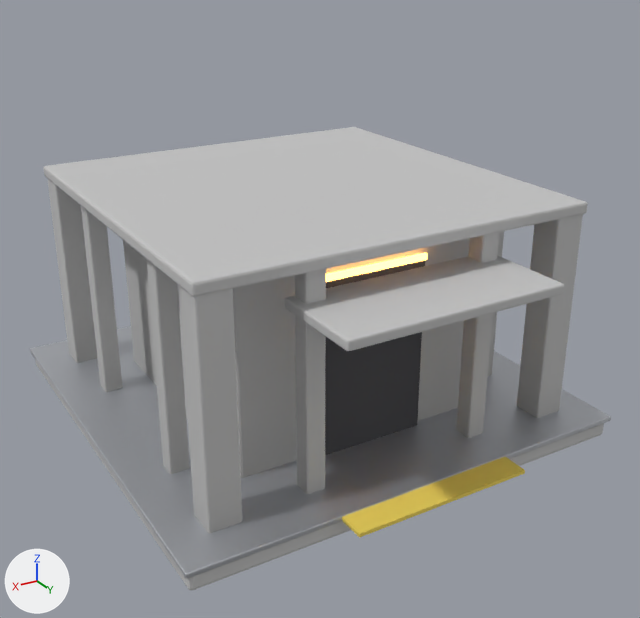
An edit to the glTF model game/assets/modules/base_3x3_concrete.glb, drawn before and after from the same camera.
Both versions are drawn from a camera (50 mm lens) standing at (3.52, 6.25, 3.97) and looking at (0.0, 0.38, 1.03). Lighting does not change. The marker at lower left points along +X, +Y and +Z. The older version comes first. Vertices at exactly the same position are counted once.

Names of what the first picture shows: 'ext_canopy', 'ext_entrance', 'ext_entrance_glow', 'ext_hazard', 'ext_ledge', 'ext_lobby', 'int_columns', 'int_slab', 'int_slab_edge'.
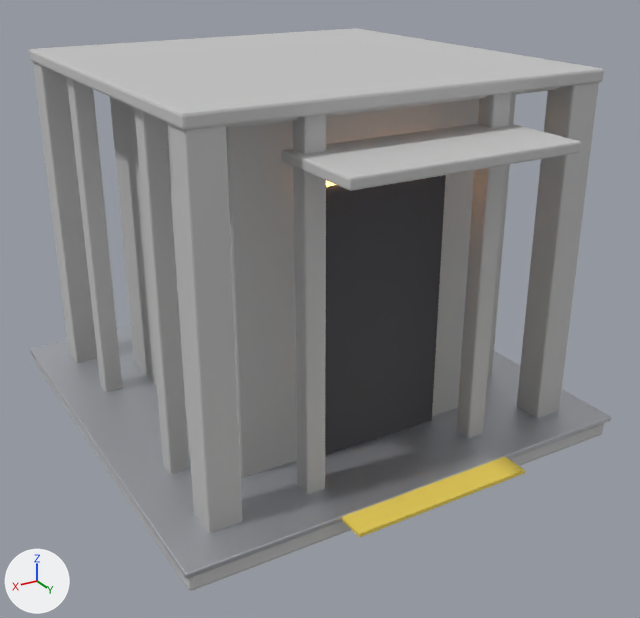
Pixel boxes (x1, y1, x2, y2) of what changed, in the pictures (640 x 618 px; the box of a moved part takes in the faces that stretch with it):
'ext_ledge', moved: before (43, 127, 588, 297); after (29, 28, 604, 130)
'int_columns', rescaled (33% taller): before (47, 178, 583, 533); after (33, 62, 599, 533)
'ext_lobby', mesh rescaled: before (123, 238, 470, 478); after (110, 97, 479, 478)
'ext_canopy', moved: before (284, 256, 565, 351); after (282, 123, 581, 191)
'int_ceiling', moved (not visible before): after (226, 87, 560, 128)
part 3 of me_ext_entrance_glow, moved or reshaped (mostly hidden afterwards): before (326, 253, 428, 282); after (326, 181, 335, 187)
'ext_entrance', unchanged, uncovered by the edit: before (325, 260, 425, 455); after (325, 175, 446, 455)

The change in detail:
me_ext_lobby is used by ob_ext_lobby; location (0.0, 0.0, 0.0).
me_ext_lobby had 56 vertices, 108 faces and spanned x -1.15..1.15, y -1.15..1.15, z 0.15..1.85.
me_ext_lobby now has 56 vertices, 108 faces and spans x -1.15..1.15, y -1.15..1.15, z 0.15..2.85.
me_ext_lobby part 1: the whole mesh is scaled about its middle by (1, 1, 1.6), then moved by (0.0, 0.0, 0.5).
me_int_columns is used by ob_int_columns; location (0.0, 0.0, 0.0).
me_int_columns had 672 vertices, 1296 faces and spanned x -1.63..1.63, y -1.63..1.63, z 0.0..2.0.
me_int_columns now has 672 vertices, 1296 faces and spans x -1.63..1.63, y -1.63..1.63, z 0.0..3.0.
me_int_columns part 2: the whole mesh is scaled about the mesh origin by (1, 1, 1.5).
me_ext_entrance_glow is used by ob_ext_entrance_glow; location (0.0, 0.0, 0.0).
Before the commit, vertices of me_ext_entrance_glow: 0 (-0.45, 1.185, 1.645), 1 (-0.45, 1.185, 1.695) at pixel (425, 252), 2 (-0.45, 1.215, 1.645) at pixel (427, 259), 3 (-0.45, 1.215, 1.695) at pixel (427, 253), 4 (0.45, 1.185, 1.645).
Before the commit, vertices of me_ext_entrance_glow: 5 (0.45, 1.185, 1.695), 6 (0.45, 1.215, 1.645) at pixel (326, 282), 7 (0.45, 1.215, 1.695) at pixel (326, 275).
me_ext_entrance_glow had 8 vertices, 12 faces and spanned x -0.45..0.45, y 1.185..1.215, z 1.645..1.695.
me_ext_entrance_glow now has 8 vertices, 12 faces and spans x -0.6..0.6, y 1.185..1.215, z 2.345..2.395.
Part 3, on me_ext_entrance_glow:
Vertices 0 to 3 of me_ext_entrance_glow move by (-0.15, 0.0, 0.7).
Vertices 4 to 7 of me_ext_entrance_glow move by (0.15, 0.0, 0.7).
me_ext_canopy is used by ob_ext_canopy; location (0.0, 0.0, 0.0).
me_ext_canopy had 56 vertices, 108 faces and spanned x -0.9..0.9, y 1.4..2.2, z 1.61..1.69.
me_ext_canopy now has 56 vertices, 108 faces and spans x -0.9..0.9, y 1.4..2.2, z 2.61..2.69.
me_ext_canopy part 4: the whole mesh is moved by (0.0, 0.0, 1.0).
me_int_ceiling is used by ob_int_ceiling; location (0.0, 0.0, 0.0).
me_int_ceiling had 56 vertices, 108 faces and spanned x -1.5..1.5, y -1.5..1.5, z 1.88..2.0.
me_int_ceiling now has 56 vertices, 108 faces and spans x -1.5..1.5, y -1.5..1.5, z 2.88..3.0.
me_int_ceiling part 5: the whole mesh is moved by (0.0, 0.0, 1.0).
me_ext_ledge is used by ob_ext_ledge; location (0.0, 0.0, 0.0).
me_ext_ledge had 56 vertices, 108 faces and spanned x -1.65..1.65, y -1.65..1.65, z 1.93..2.03.
me_ext_ledge now has 56 vertices, 108 faces and spans x -1.65..1.65, y -1.65..1.65, z 2.93..3.03.
me_ext_ledge part 6: the whole mesh is moved by (0.0, 0.0, 1.0).
